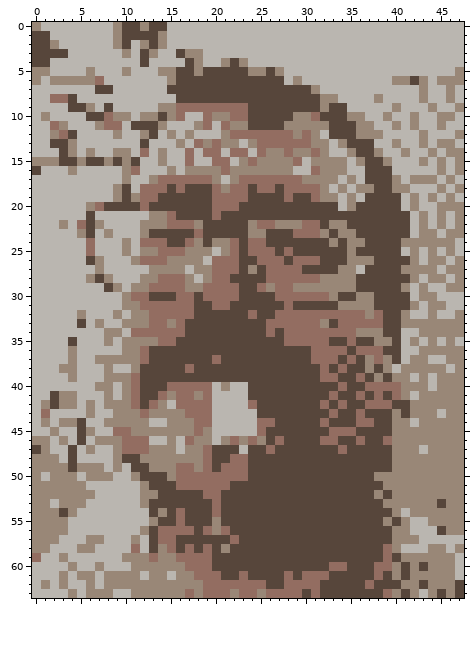
Pixel-art sprite, stored at GameBoy/berg/berg-4-colors.png. The picture above is the old version.
The file is 48x64 pixels.
After the commit:
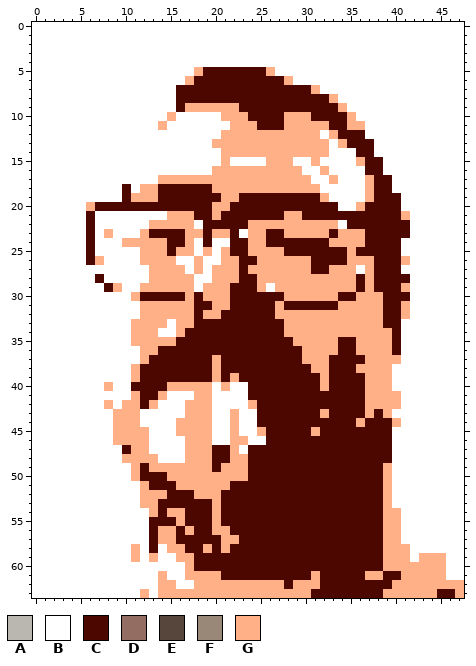
Palette (. is transparent): A #bab6b0  B #ffffff  C #4c0700  D #936d61  E #57463b  F #998777  G #ffb086
Edits made:
Changed rows in their new state; - is an unchanged pixel.
first column x 0:
 0 BBBBBBBBBBBBBBBBBBBBBBBBBBBBBBBBBBBBBBBBBBBBBBBB
 1 BBBBBBBBBBBBBBBBBBBBBBBBBBBBBBBBBBBBBBBBBBBBBBBB
 2 BBBBBBBBBBBBBBBBBBBBBBBBBBBBBBBBBBBBBBBBBBBBBBBB
 3 BBBBBBBBBBBBBBBBBBBBBBBBBBBBBBBBBBBBBBBBBBBBBBBB
 4 BBBBBBBBBBBBBBBBBBBBBBBBBBBBBBBBBBBBBBBBBBBBBBBB
 5 BBBBBBBBBBBBBBBBBBGCCCCCCCGBBBBBBBBBBBBBBBBBBBBB
 6 BBBBBBBBBBBBBBBBBGCCCCCCCCCCGBBBBBBBBBBBBBBBBBBB
 7 BBBBBBBBBBBBBBBBCCCCCCCCCCCCCCCGBBBBBBBBBBBBBBBB
 8 BBBBBBBBBBBBBBBBCCCCCCCCCCCCCCCCCGBBBBBBBBBBBBBB
 9 BBBBBBBBBBBBBBBBCGGGGGGCCCCCCCCCCCGBBBBBBBBBBBBB
10 BBBBBBBBBBBBBBBGBBBBBGGGCCCCGGGCCCCGBBBBBBBBBBBB
11 BBBBBBBBBBBBBBGBBBBBBBGGGCCCGGGGGCCGGBBBBBBBBBBB
12 BBBBBBBBBBBBBBBBBBBBBGGGGGGGGGGGBGCCCBBBBBBBBBBB
13 BBBBBBBBBBBBBBBBBBBBGGGGGGGGGGGGGBGCCCBBBBBBBBBB
14 BBBBBBBBBBBBBBBBBBBBBGGGGGGGGGGGGBBBCCBBBBBBBBBB
15 BBBBBBBBBBBBBBBBBBBBBGBBBBGGGBBGBBBBGCCBBBBBBBBB
16 BBBBBBBBBBBBBBBBBBBBGGGGGGGGGGBBGBBBBCCBBBBBBBBB
17 BBBBBBBBBBBBBBGGGGGGGGGGGGGGGGGBBGBBBGCCBBBBBBBB
18 BBBBBBBBBBCBGGCCCCCCGGGGGGGGGGGGBBBBBGCCBBBBBBBB
19 BBBBBBBBBBCGGGCCCCCCCGGCCCCCCCCCGBBBBGCCCBBBBBBB
20 BBBBBBGCCCCCCCCCCCCCGGCCCCCCCCCCCCBBGCCCCBBBBBBB
21 BBBBBBCBBBBBBBBGGGCCGCCCCCCCGGCCCCCCCCCCCGBBBBBB
22 BBBBBBCBBBBBBGGGGGBCCCCCGGGGGGGGGGBCCCCCCCBBBBBB
23 BBBBBBCBGBBBGCCCCGGCGGCBGGCCGGGGGCGGGCCCCCBBBBBB
24 BBBBBBCBBBGGGGGCCGBCBBCCGGCCCCCCCGGGGCCCCBBBBBBB
25 BBBBBBCBBBBBGGGCGGBGBGCCGGGGCCCCCCCGCCCCCBBBBBBB
26 BBBBBBCGBBBBGGGGBBGBBGGCCGGGGGGCCCCGGGCCCGBBBBBB
27 BBBBBBBBBBBBBGGGGBGBGGGCGGGGGGGCCGGGBGCCCBBBBBBB
28 BBBBBBBCBBBBBGGGGGBBGGGCCGGGGGGGGGGGCGCCCCBBBBBB
29 BBBBBBBBCGBBGGGGGGBGGGCCCGBGGGGGGGGGCGCCCGBBBBBB
30 BBBBBBBBBBBGCCCCCGCGGGCCCCCCGGGGGGCCGGGCCCBBBBBB
31 BBBBBBBBBBBBGGGGGGCCGGCCCCCGCCCCCCGGGGGCCGBBBBBB
32 BBBBBBBBBBBBGGGGGGCGGCCCCCCGGGGGGGGGGGGCCGBBBBBB
33 BBBBBBBBBBBGGGGBGGCCCCCCCCCCGGGGGGGGGGGCCBBBBBBB
34 BBBBBBBBBBBGGGBBGCCCCCCCCCCCGGGGGGGGGGGGCBBBBBBB
35 BBBBBBBBBBBGGGGGCCCCCCCCCCCCCGGGGGCCGGGGCBBBBBBB
36 BBBBBBBBBBBBGGCCCCCCCCCCCCCCCCGGGGCCGGGGCBBBBBBB
37 BBBBBBBBBBBBGCCCCCCCGCCCCCCCCCGGGCCCCGGGGBBBBBBB
38 BBBBBBBBBBBGCCCCCCCCGCCCCCCCCCCGGCCCGGGGBBBBBBBB
39 BBBBBBBBBBBGCCCCCCCCGCGCCCCCCCCCGCCCCGGGBBBBBBBB
40 BBBBBBBBGBBCCCCGGGGGBGBBCCCCCCCCGCCCCGGGBBBBBBBB
41 BBBBBBBBBBBGCCGBBBGGBBBBCCCCCCCCCCCCCGGGGBBBBBBB
42 BBBBBBBBGBGGCGBBBGGGBBBBGCCCCCCCCCCCCGGGGBBBBBBB
43 BBBBBBBBBGGGBBBBBGGGBBGBBCCCCCCCGCCCCGCGBBBBBBBB
44 BBBBBBBBBGGGBBBBGGGGBBGBBCCCCCCCCCCCGCCCGBBBBBBB
45 BBBBBBBBBGGGGBBBGGGGBBGBBGCCCCCGCCCCCCCCBBBBBBBB
46 BBBBBBBBBGGGGBBBBGGGBBGGBBCCCCCCCCCCCCCCBBBBBBBB
47 BBBBBBBBBBCGGBBBBGGGCCGBCCCCCCCCCCCCCCCCBBBBBBBB
48 BBBBBBBBBBGGGGBBBGGGCCGGCCCCCCCCCCCCCCCCBBBBBBBB
49 BBBBBBBBBBBGCGGGGGGGCGGGCCCCCCCCCCCCCCCGBBBBBBBB
50 BBBBBBBBBBBGCCCGGGGGGGGGCCCCCCCCCCCCCCCGBBBBBBBB
51 BBBBBBBBBBBBGCCCGGGGGGCCCCCCCCCCCCCCCCCGBBBBBBBB
52 BBBBBBBBBBBBGGGCCCGGGCCCCCCCCCCCCCCCCCCGBBBBBBBB
53 BBBBBBBBBBBBGGCCCCCCGCCCCCCCCCCCCCCCCCCGBBBBBBBB
54 BBBBBBBBBBBBBGCGGCCCGCCCCCCCCCCCCCCCCCCGGBBBBBBB
55 BBBBBBBBBBBBBCCCGCCCGCCCCCCCCCCCCCCCCCCGGBBBBBBB
56 BBBBBBBBBBBBBCGGCGCCGGCCCCCCCCCCCCCCCCCGGBBBBBBB
57 BBBBBBBBBBBBBCGGCCCCCGGCCCCCCCCCCCCCCCCGGBBBBBBB
58 BBBBBBBBBBBGBCBGGCCGCGCCCCCCCCCCCCCCCCCGGGBBBBBB
59 BBBBBBBBBBBGBGBBGGCCCCCCCCCCCCCCCCCCCCCGGGBGGGBB
60 BBBBBBBBBBBBBBBBBGCCCCCCCCCCCCCCCCCCCCCGGGGGGGBB
61 BBBBBBBBBBBBBBGBBGGGGCCCCCCCCCCGCCCCCGGCCGGGGGBB
62 BBBBBBBBBBBBBBGGBBGGGGGGGGGGCGGGCCCCCCCCGGGGGGGG
63 BBBBBBBBBBBBGBGGGGGGGGGGGGGGGGGCCCCCCCCGGGGGGCCG
Where, in picture pixels (left, top, right, bottom), the same in both pictures:
changed: (32, 22, 464, 598)
